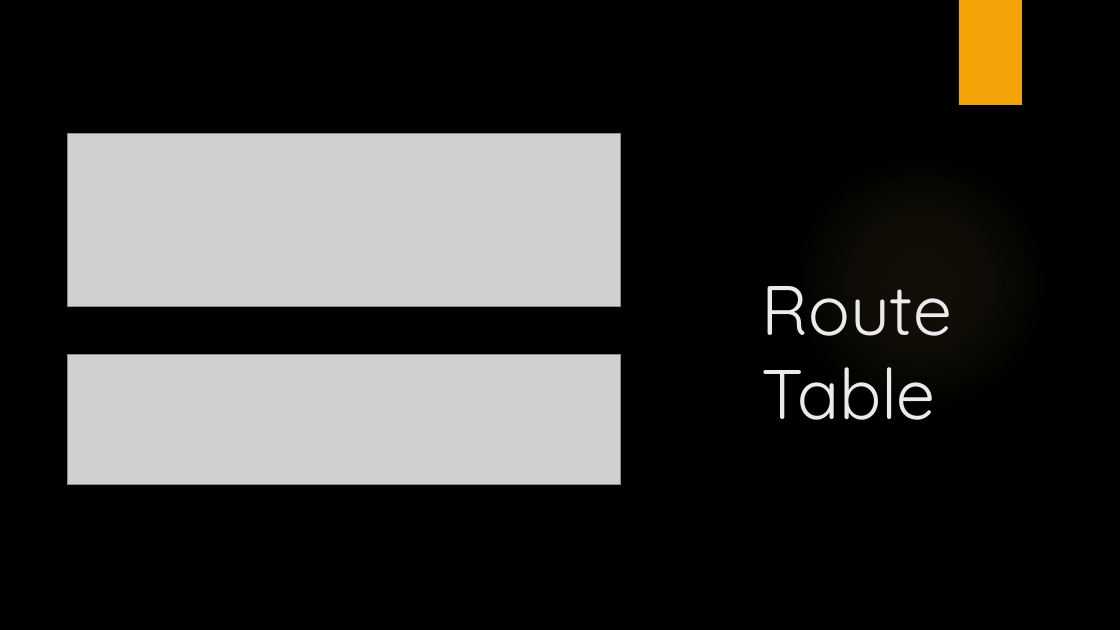
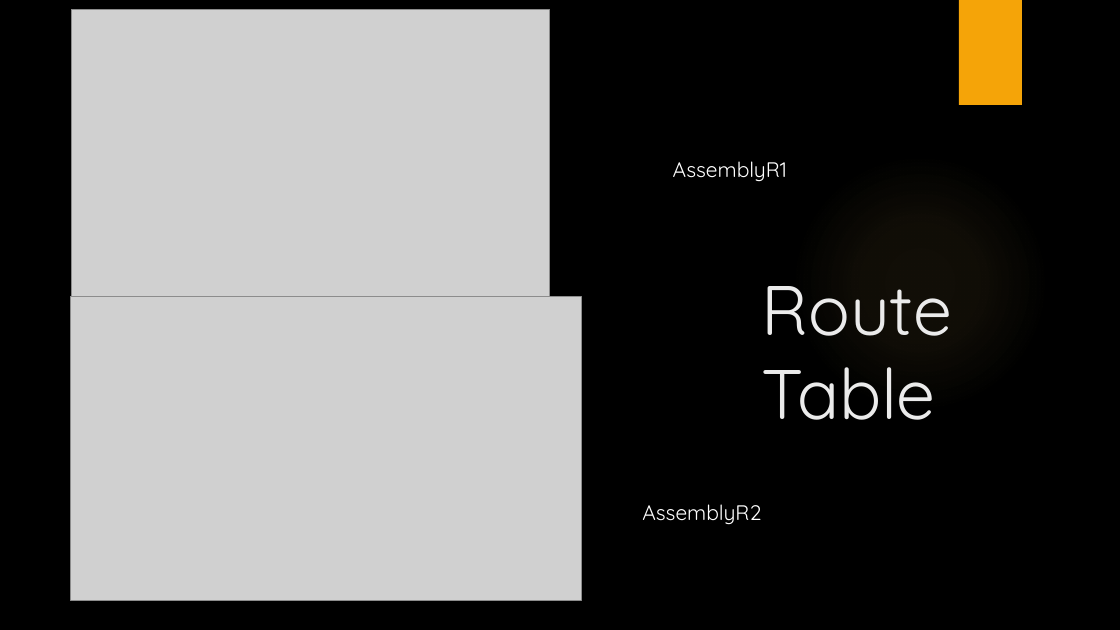
Before and after one commit to LajkaK2006/BorsodNet, a slide deck: slide 13 of BorsodNet.pptx. Drawn at 1120x630 pixels with LibreOffice and Linux fonts; fonts in the diff are those of the drawing; grey boxes stand for pictures; background and template pictures are left out. Boxes give left, top, right and bottom in pixels: in the first picture for what was removed or moved away, otherwise in the second. Text is boxed around its words. In the diff, an @@ line names an element or a change of style, - is before the commit and + after.

```diff
--- a/BorsodNet.pptx
+++ b/BorsodNet.pptx
@@ picture: place and size @@
-picture at box(68, 134, 621, 307)
+picture at box(71, 9, 549, 297)
@@ text added at box(673, 161, 787, 181), 18 pt, text #FFFFFF @@
+AssemblyR1
@@ picture added at box(71, 297, 581, 601) @@
@@ picture removed at box(68, 355, 621, 485) @@
@@ text added at box(642, 504, 761, 525), 18 pt, text #FFFFFF @@
+AssemblyR2
```
Also in this commit, not shown: 5 other slides changed, 1 slide added, 1 slide removed.
